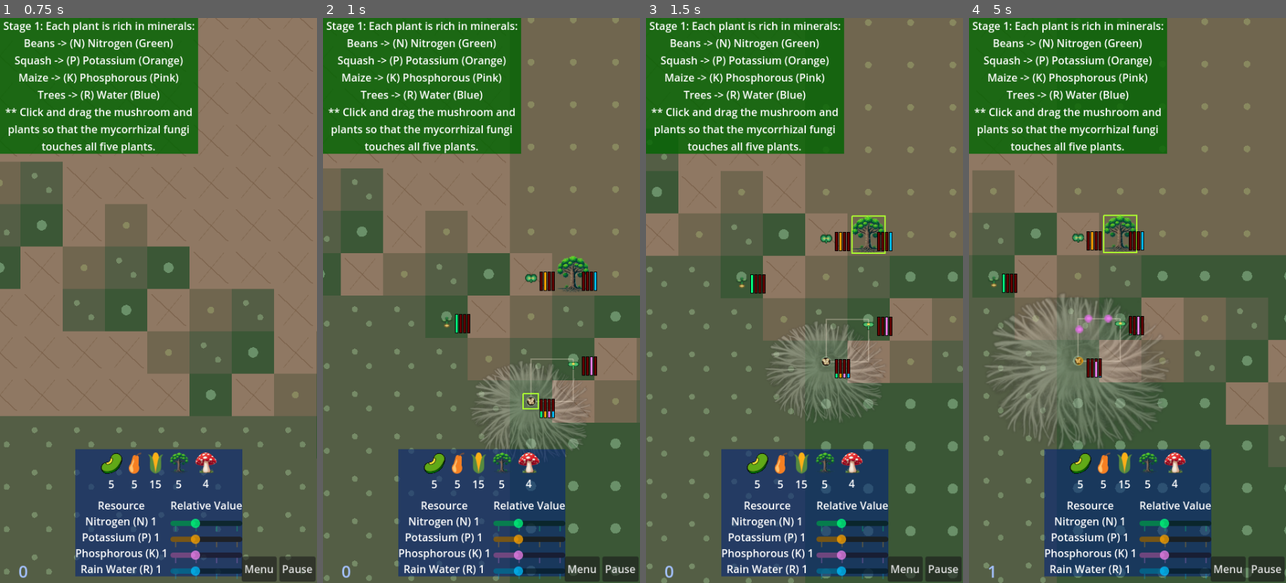
Above: before the commit, frames 1-4 (left to right).
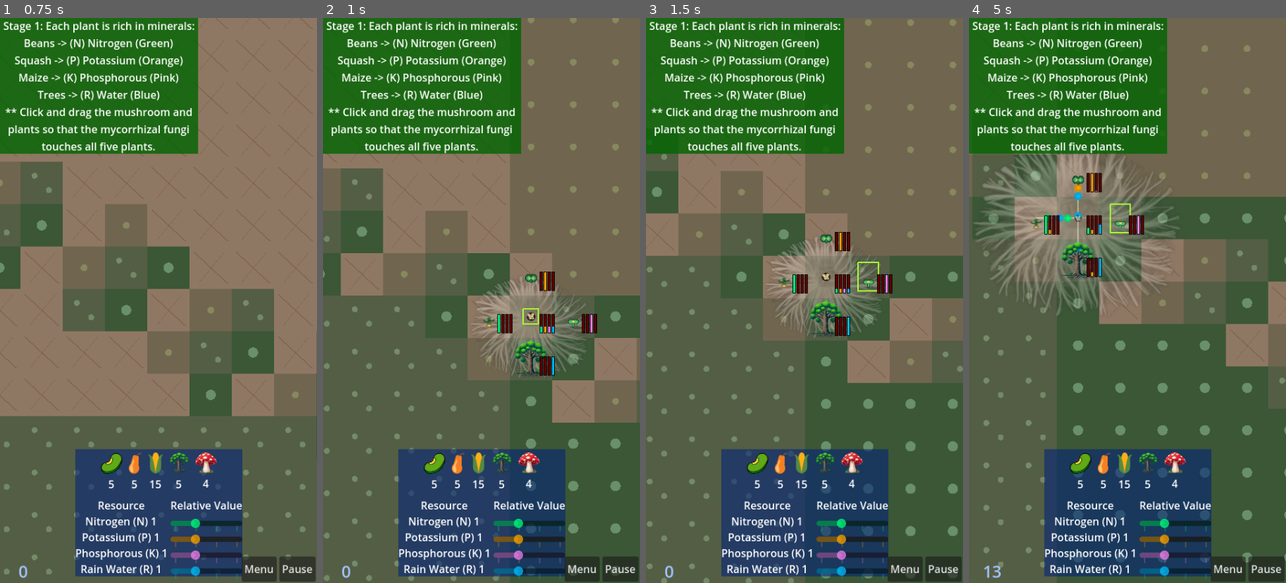
Above: after the commit, the same moments.

Repository: grassrootseconomics/mycofig
Game: Godot game, scene res://scenes/title_screen.tscn
Same seed, same stepped clock (60 frames per second), same inputs: the game is played once before the commit and once after it.
Inputs (mouse positions are in pixels of both pictures, inside the frame that each line leads up to):
- Up to frame 1 (0.75 s): click "Tutorial" at 0.5 s
- Up to frame 2 (1 s): no input
- Up to frame 3 (1.5 s): tap Enter at 1.25 s; move the mouse to (874, 272) at 1.27 s; hold Right (right) from 1.28 s (still down); tap S (cam_down) at 1.35 s; click (874, 272) at 1.42 s
- Up to frame 4 (5 s): release Right (right) at 2 s; drag from (1064, 328) to (1190, 306) at 2.02 s; move the mouse to (1159, 176) at 2.77 s; hold Right (right) 2.78-3.5 s; tap D (cam_right) at 2.85 s; drag from (1111, 413) to (1054, 232) at 3.52 s; move the mouse to (1222, 385) at 4.27 s; hold Left (left) from 4.28 s (still down); tap Space (shoot) at 4.35 s

Frame 1 is identical in both runs. In frame 2, 6.1% of the frame differs, in the area x 37-87%, y 42-78%; in frame 3, 6.4%; in frame 4, 35%, in the area x 0-100%, y 0-100%.

Commit message:
M2-A: cluster tutorial/challenge start layout for survivability

Diff:
--- a/scenes/level.gd
+++ b/scenes/level.gd
@@ -97,6 +97,26 @@
 	return null
 
 
+func _supports_world_tiles(world: Node) -> bool:
+	if not is_instance_valid(world):
+		return false
+	return world.has_method("world_to_tile") and world.has_method("tile_to_world_center") and world.has_method("in_bounds")
+
+
+func _clamp_tile_coord(world: Node, coord: Vector2i) -> Vector2i:
+	var columns = max(int(world.get("columns")), 1)
+	var rows = max(int(world.get("rows")), 1)
+	return Vector2i(
+		clampi(coord.x, 0, columns - 1),
+		clampi(coord.y, 0, rows - 1)
+	)
+
+
+func _tile_pos_from_center(world: Node, center: Vector2i, delta: Vector2i) -> Vector2:
+	var coord = _clamp_tile_coord(world, center + delta)
+	return world.tile_to_world_center(coord)
+
+
 func _ready():
 	#get_tree().call_group('ui','set_health',health)
 	#var num_maize = $Agents.get_children().size()
@@ -124,38 +144,46 @@
 	mid_width = int(world_center.x)
 	mid_height = int(world_center.y)
 
-	var maize_center_offset_x = 75
-	var maize_center_offset_y = 65
-	var maize_position = Vector2(mid_width+maize_center_offset_x,mid_height+maize_center_offset_y)
-
-	make_maize(maize_position)
-
-
-	var bean_center_offset_x = -75
-	var bean_center_offset_y = 0
-	var bean_position = Vector2(mid_width+bean_center_offset_x,mid_height+bean_center_offset_y)
-
-	make_bean(bean_position)
-
-
-	var squash_center_offset_x = 0
-	var squash_center_offset_y = -90
-	var squash_position = Vector2(mid_width+squash_center_offset_x,mid_height+squash_center_offset_y)
-
-	make_squash(squash_position)
-
-	var tree_center_offset_x = 75
-	var tree_center_offset_y = -50
-	var tree_position = Vector2(mid_width+tree_center_offset_x,mid_height+tree_center_offset_y)
-
-	make_tree(tree_position)
-
-
-	var myco_width = mid_width + 40
-	var myco_height = mid_height + 100
-	var myco_position = Vector2(myco_width,myco_height)
-
-	var myco = make_myco(myco_position)
+	var myco = null
+	var clustered_start = Global.mode == "tutorial" or Global.mode == "challenge"
+	if clustered_start and _supports_world_tiles(world):
+		var center_coord = _clamp_tile_coord(world, Vector2i(world.world_to_tile(world_center)))
+		var myco_position = _tile_pos_from_center(world, center_coord, Vector2i(0, 0))
+		var bean_position = _tile_pos_from_center(world, center_coord, Vector2i(-1, 0))
+		var squash_position = _tile_pos_from_center(world, center_coord, Vector2i(0, -1))
+		var maize_position = _tile_pos_from_center(world, center_coord, Vector2i(1, 0))
+		var tree_position = _tile_pos_from_center(world, center_coord, Vector2i(0, 1))
+
+		myco = make_myco(myco_position)
+		make_bean(bean_position)
+		make_squash(squash_position)
+		make_maize(maize_position)
+		make_tree(tree_position)
+	else:
+		var maize_center_offset_x = 75
+		var maize_center_offset_y = 65
+		var maize_position = Vector2(mid_width + maize_center_offset_x, mid_height + maize_center_offset_y)
+		make_maize(maize_position)
+
+		var bean_center_offset_x = -75
+		var bean_center_offset_y = 0
+		var bean_position = Vector2(mid_width + bean_center_offset_x, mid_height + bean_center_offset_y)
+		make_bean(bean_position)
+
+		var squash_center_offset_x = 0
+		var squash_center_offset_y = -90
+		var squash_position = Vector2(mid_width + squash_center_offset_x, mid_height + squash_center_offset_y)
+		make_squash(squash_position)
+
+		var tree_center_offset_x = 75
+		var tree_center_offset_y = -50
+		var tree_position = Vector2(mid_width + tree_center_offset_x, mid_height + tree_center_offset_y)
+		make_tree(tree_position)
+
+		var myco_width = mid_width + 40
+		var myco_height = mid_height + 100
+		var myco_position = Vector2(myco_width, myco_height)
+		myco = make_myco(myco_position)
 
 	Global.active_agent = myco
 
